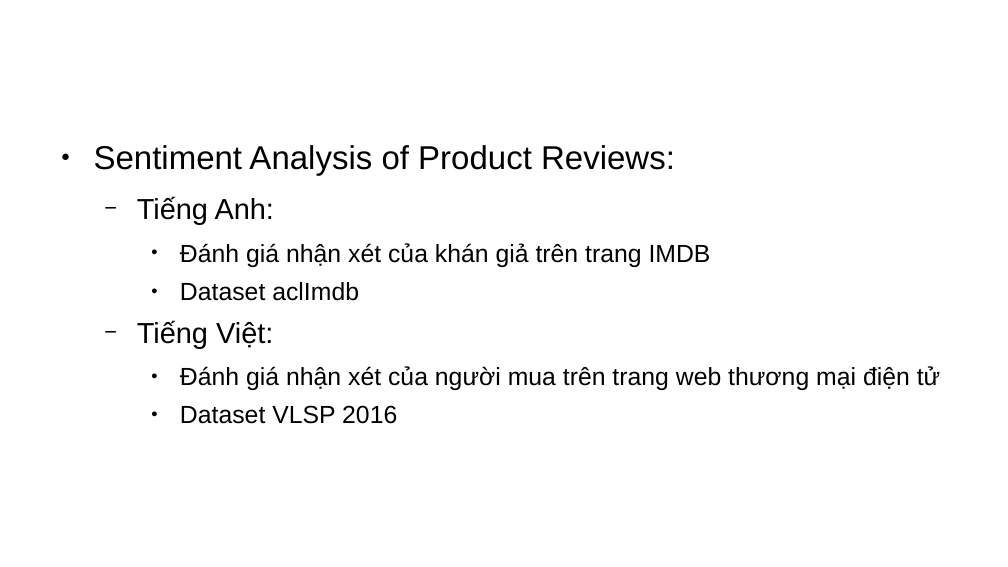
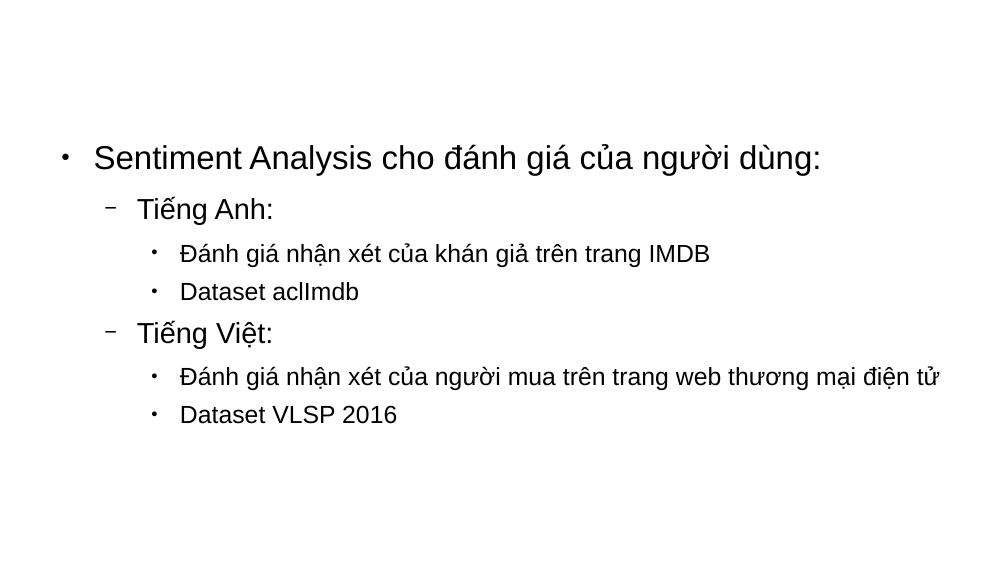
Before and after one commit to Neil-Do/HUS-NLP, a slide deck: slide 19 of Slide.odp. Drawn at 1008x567 pixels with LibreOffice and Linux fonts; fonts in the diff are those of the drawing; background and template pictures are left out. Boxes give left, top, right and bottom in pixels: in the first picture for what was removed or moved away, otherwise in the second. Text is boxed around its words. In the diff, an @@ line names an element or a change of style, - is before the commit and + after.

```diff
--- a/Slide.odp
+++ b/Slide.odp
@@ text at box(94, 144, 822, 176): text changed @@
-● Sentiment Analysis of Product Reviews:
+● Sentiment Analysis cho đánh giá của người dùng:
```
Also in this commit, not shown: 2 other slides changed, 10 other files.
